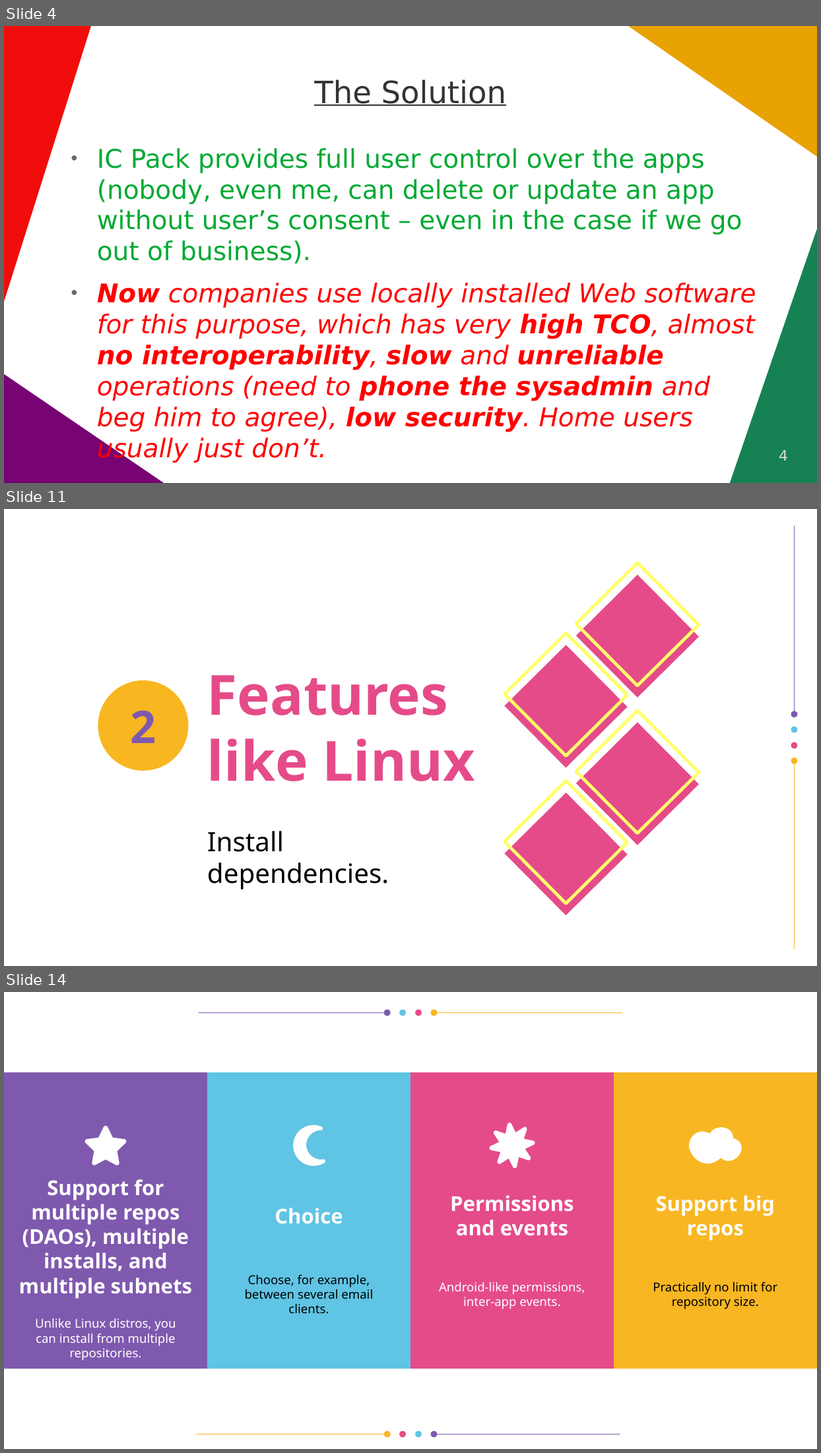
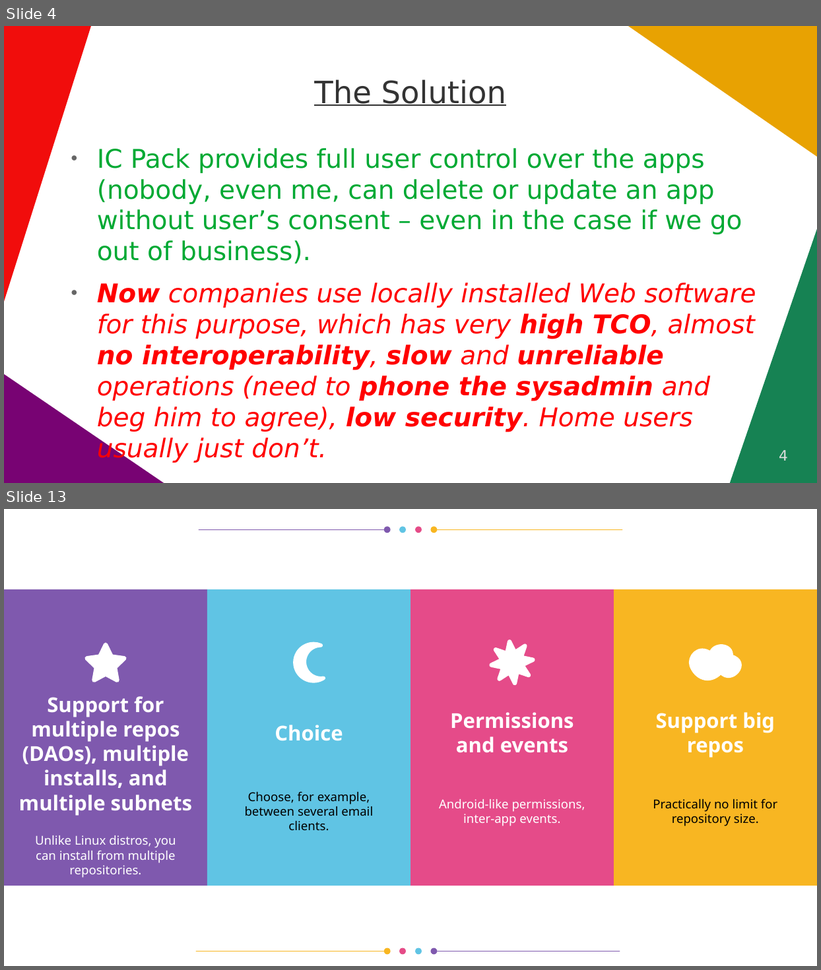
Before and after one commit to vporton/icp-package-manager, a slide deck: docs/long-pitchdeck.odp. Shown one above the other, each under a label of ours: slides 4, 11 and 14 before the commit, slides 4 and 13 after it; the slides between them are not shown. The pictures are 821x1453 and 821x970 pixels, drawn with LibreOffice and Linux fonts; fonts in the diff are those of the drawing; background and template pictures are left out. Boxes give left, top, right and bottom in pixels: in the first picture for what was removed or moved away, otherwise in the second. Text is boxed around its words. In the diff, an @@ line names an element or a change of style, - is before the commit and + after.

```diff
--- a/docs/long-pitchdeck.odp
+++ b/docs/long-pitchdeck.odp
@@ slide 11 removed at <box>4,509,817,966</box>, background #FFFFFF @@
@@ group removed at <box>791,526,798,949</box>: 6 freeform shapes @@
@@ freeform shape removed at <box>98,681,188,772</box> @@
-2
@@ title removed at <box>207,675,475,782</box> @@
-Features like Linux
@@ group removed at <box>505,563,700,916</box>: 8 freeform shapes @@
@@ title removed at <box>207,831,389,890</box> @@
-Install dependencies.
@@ what was slide 14 is now slide 13 @@
```
Also in this commit, not shown: 7 slides changed, 5 slides added, 9 other slides removed.
